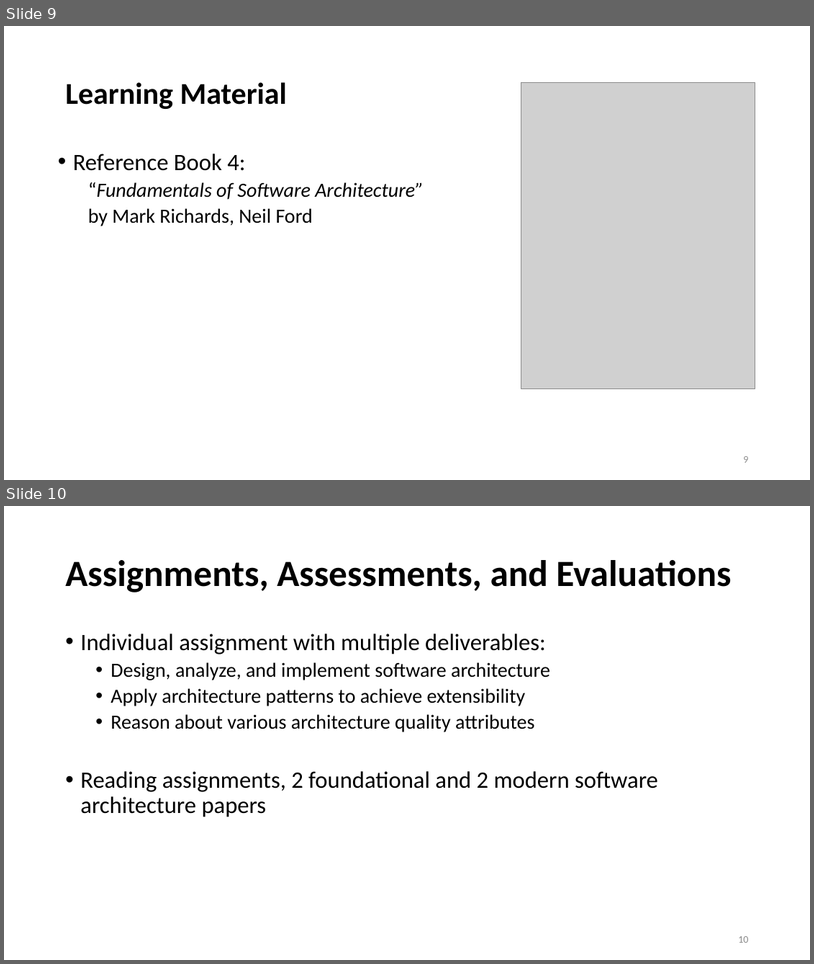
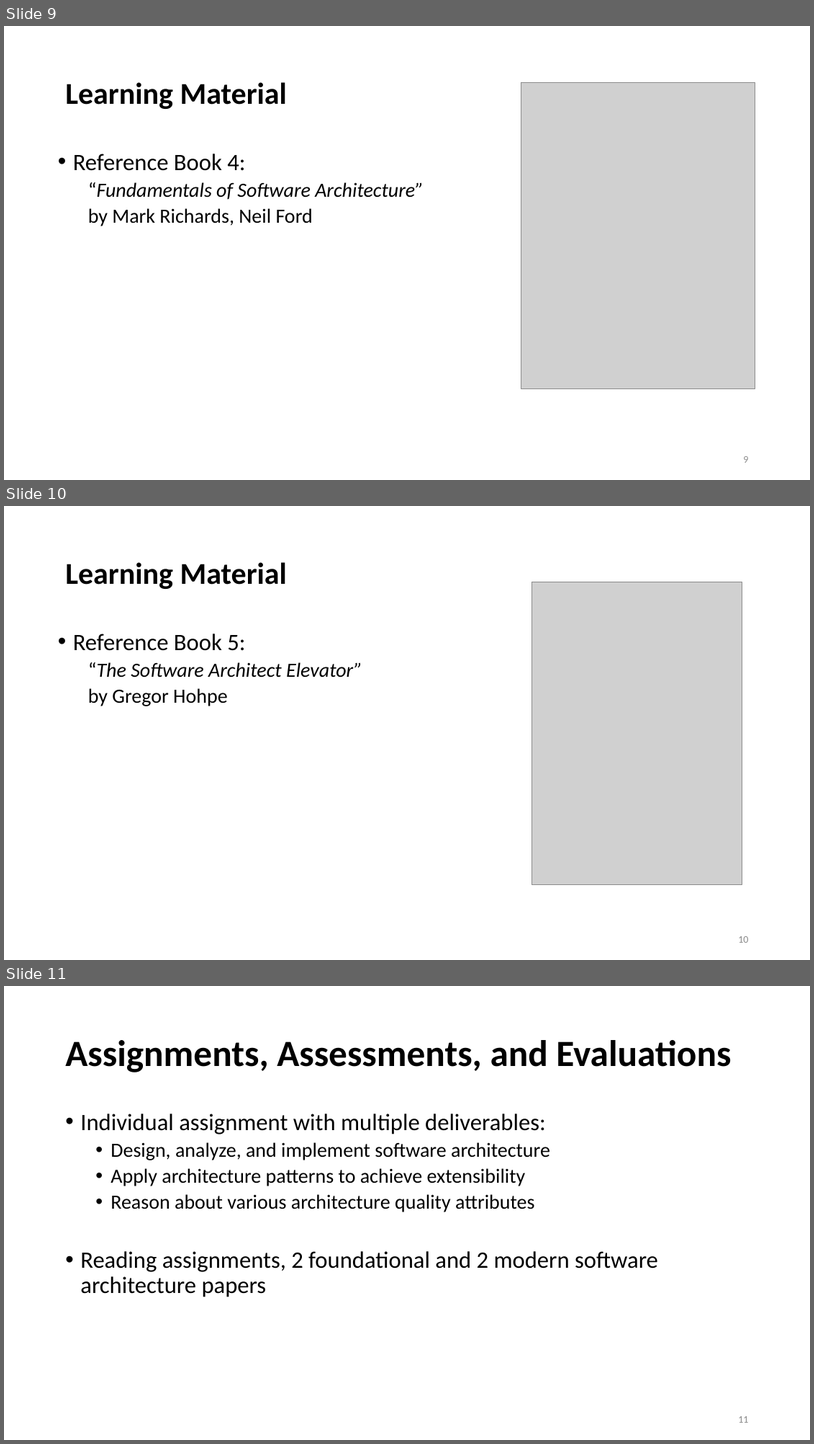
Before and after one commit to ArchitectingSoftware/SE577-SoftwareArchitecture, a slide deck: lectures/Week 1 - Course Overview.pptx. Shown one above the other, each under a label of ours: slides 9 and 10 before the commit, slides 9, 10 and 11 after it. The pictures are 814x964 and 814x1444 pixels, drawn with LibreOffice and Linux fonts; fonts in the diff are those of the drawing; grey boxes stand for pictures. Boxes give left, top, right and bottom in pixels: in the first picture for what was removed or moved away, otherwise in the second. Text is boxed around its words. In the diff, an @@ line names an element or a change of style, - is before the commit and + after.

```diff
--- a/lectures/Week 1 - Course Overview.pptx
+++ b/lectures/Week 1 - Course Overview.pptx
@@ slide 10 added at <box>4,506,810,960</box>, background #FFFFFF @@
@@ title added at <box>65,562,287,589</box>, 36 pt, text #000000, bold @@
+Learning Material
@@ picture added at <box>532,582,742,884</box> @@
@@ text added at <box>73,633,363,706</box>, 24 pt, text #000000 @@
+• Reference Book 5:
+  “The Software Architect Elevator”
+  by Gregor Hohpe
@@ page number added at <box>738,936,748,942</box>, 12 pt, text #8C8C8C @@
+10
@@ what was slide 10 is now slide 11 @@
@@ page number at <box>738,1416,748,1422</box>: text changed @@
-10
+11
```
Also in this commit, not shown: 1 slide changed, 1 other slide added.
